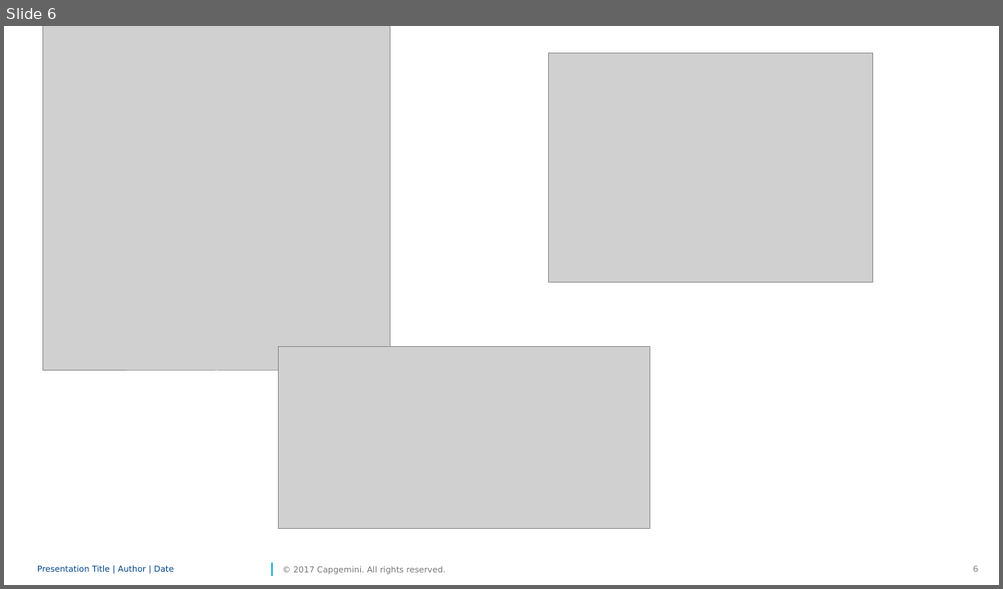
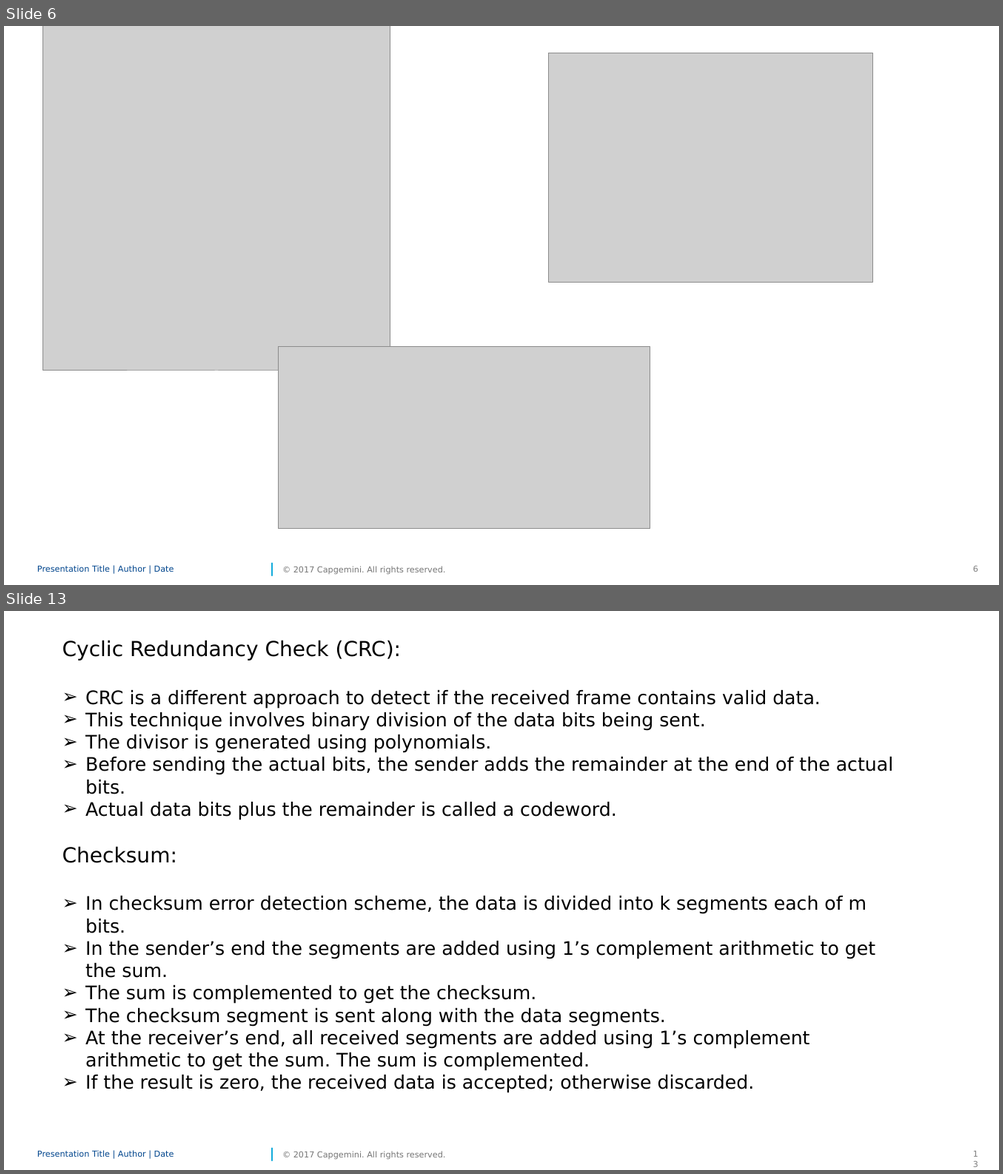
Before and after one commit to MohammedAashik/sparkCG, a slide deck: DAtalink.pptx. Shown one above the other, each under a label of ours: slide 6 before the commit, slides 6 and 13 after it; the slides between them are not shown. The pictures are 1003x589 and 1003x1174 pixels, drawn with LibreOffice and Linux fonts; fonts in the diff are those of the drawing; grey boxes stand for pictures; background and template pictures are left out. Boxes give left, top, right and bottom in pixels: in the first picture for what was removed or moved away, otherwise in the second. Text is boxed around its words. In the diff, an @@ line names an element or a change of style, - is before the commit and + after.

```diff
--- a/DAtalink.pptx
+++ b/DAtalink.pptx
@@ slide 13 added at (4, 611, 999, 1170), background #FFFFFF; not listed: 4 template elements that a slide beside it also shows @@
@@ text added at (62, 640, 893, 1093), 18 pt, text #000000 @@
+Cyclic Redundancy Check (CRC):
+➢ CRC is a different approach to detect if the received frame contains valid data.
+➢ This technique involves binary division of the data bits being sent.
+➢ The divisor is generated using polynomials.
+➢ Before sending the actual bits, the sender adds the remainder at the end of the actual bits.
+➢ Actual data bits plus the remainder is called a codeword.
+Checksum:
+➢ In checksum error detection scheme, the data is divided into k segments each of m bits.
+➢ In the sender’s end the segments are added using 1’s complement arithmetic to get the sum.
+➢ The sum is complemented to get the checksum.
+➢ The checksum segment is sent along with the data segments.
+➢ At the receiver’s end, all received segments are added using 1’s complement arithmetic to get the sum. The sum is complemented.
+➢ If the result is zero, the received data is accepted; otherwise discarded.
```
Also in this commit, not shown: 1 slide changed, 14 other slides added.
